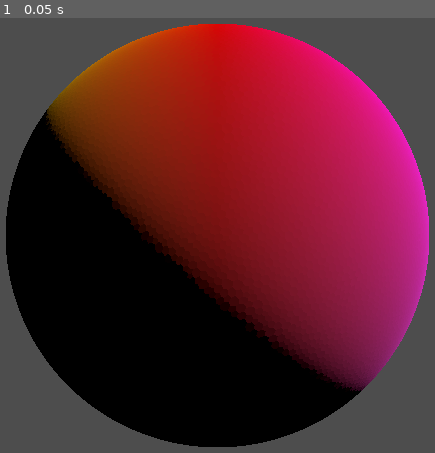
Above: before the commit, frame 1.
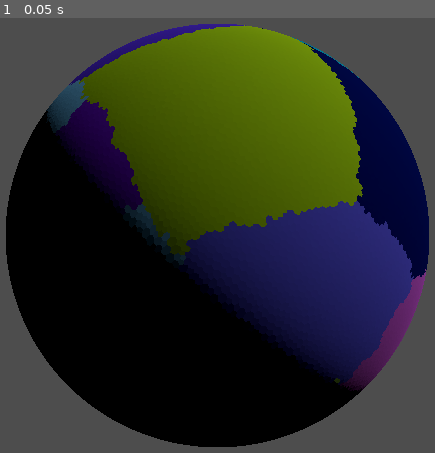
Above: after the commit, the same moment.

Repository: spuddydev/planetastic
Game: Godot game, scene res://src/planet/planet.tscn
Same seed, same stepped clock (60 frames per second), same inputs: the game is played once before the commit and once after it.
Inputs:
- Up to frame 1 (0.05 s): no input

The runs differ from the first frame. In frame 1, 47% of the frame differs, in the area x 10-99%, y 1-99%.

Commit message:
feat: create tectonic generation (#8)
* feat: create tectonic generation structure

* feat: tectonic boundary classification

* feat: colour sphere on plates

* feat: randomise plate seeds and tweak generation defaults

* chore: make plate colouring more distinct

* feat: export plate assignment variables

* feat: more evenly distribute oceanic plates

* test: add tests for tectonics, plate seeding and GenerationMethod

* fix: compute plate movement vectors based upon final center

Diff:
--- a/src/planet/planet.tscn
+++ b/src/planet/planet.tscn
@@ -1,13 +1,20 @@
 [gd_scene format=3 uid="uid://cvpfwsne7cmw2"]
 
 [ext_resource type="Script" uid="uid://clu6dlvmo5bpg" path="res://src/planet/planet.gd" id="1_planet"]
+[ext_resource type="Script" uid="uid://cdieul70hg638" path="res://src/tectonics/tectonic_generation.gd" id="2_tq3wj"]
+
+[sub_resource type="Resource" id="Resource_oahgr"]
+script = ExtResource("2_tq3wj")
+plate_count = 45
+growth_rate_min = 0.6
+metadata/_custom_type_script = "uid://cdieul70hg638"
 
 [node name="Planet" type="Node3D" unique_id=2084971532]
 script = ExtResource("1_planet")
-planet_seed = -34
+planet_seed = -35
 level = 6
-distortion = 0.8
 radius = 10.0
+generation_method = SubResource("Resource_oahgr")
 
 [node name="Camera3D" type="Camera3D" parent="." unique_id=2002035134]
 transform = Transform3D(-4.371139e-08, 0, 1, 0, 1, 0, -1, 0, -4.371139e-08, 17.04996, 0, 0)
--- /dev/null
+++ b/src/tectonics/plate.gd
@@ -0,0 +1,25 @@
+class_name Plate
+extends RefCounted
+## Data class representing a single tectonic plate.
+
+enum Type { OCEANIC, CONTINENTAL }
+
+## Plate index (0 to N-1)
+var id: int
+
+## Whether this plate is oceanic or continental
+var type: Type
+
+## Tangent vector on the unit sphere at the plate's centre.
+## Direction = drift direction, length = speed
+var movement: Vector3
+
+## Base elevation this plate tends toward in its interior.
+## Oceanic ~0.1-0.3, continental ~0.5-0.8
+var desired_elevation: float
+
+## Indices into the cells array for cells belonging to this plate
+var cell_indices: PackedInt32Array
+
+## Plate centre on the unit sphere (seed cell position, recomputed after growth)
+var centre: Vector3
--- /dev/null
+++ b/src/tectonics/plate_seeder.gd
@@ -0,0 +1,237 @@
+class_name PlateSeeder
+extends RefCounted
+## Seeds tectonic plates across the sphere and assigns every cell to a plate.
+##
+## Uses farthest-point heuristic for seed placement, then simultaneous BFS
+## flood-fill to grow plates into roughly equal, organic shapes.
+
+const OCEANIC_ELEVATION_MIN := -1
+const OCEANIC_ELEVATION_MAX := 0
+const CONTINENTAL_ELEVATION_MIN := 0
+const CONTINENTAL_ELEVATION_MAX := 1
+
+const TANGENT_EPSILON := 0.0001
+
+
+## Seed plates and assign every cell to one. Returns a dictionary with:
+##   "plates": Array[Plate] — the generated plates
+##   "cell_plate_map": PackedInt32Array — plate id for each cell (indexed by cell index)
+static func seed_plates(
+	cells: Array[DualCell],
+	plate_count: int,
+	oceanic_ratio: float,
+	rng: RandomNumberGenerator,
+	speed_min: float,
+	speed_max: float,
+	growth_min: float,
+	growth_max: float,
+) -> Dictionary:
+	var count := mini(plate_count, cells.size())
+	var seed_indices := _pick_seeds(cells, count, rng)
+	var plates := _create_plates(seed_indices, cells, count)
+	_assign_types(plates, oceanic_ratio, rng)
+	_assign_desired_elevations(plates, rng)
+
+	var cell_plate_map := _flood_fill(cells, plates, rng, growth_min, growth_max)
+	_recompute_centres(cells, plates)
+	_assign_movements(plates, rng, speed_min, speed_max)
+
+	return {"plates": plates, "cell_plate_map": cell_plate_map}
+
+
+## Pick seed cells randomly across the sphere
+static func _pick_seeds(
+	cells: Array[DualCell],
+	count: int,
+	rng: RandomNumberGenerator,
+) -> PackedInt32Array:
+	var seeds := PackedInt32Array()
+	var used := {}
+	for _i in count:
+		var idx := rng.randi_range(0, cells.size() - 1)
+		while used.has(idx):
+			idx = rng.randi_range(0, cells.size() - 1)
+		used[idx] = true
+		seeds.append(idx)
+	return seeds
+
+
+## Create plate objects from seed indices
+static func _create_plates(
+	seed_indices: PackedInt32Array,
+	cells: Array[DualCell],
+	count: int,
+) -> Array[Plate]:
+	var plates: Array[Plate] = []
+	for i in count:
+		var plate := Plate.new()
+		plate.id = i
+		plate.centre = cells[seed_indices[i]].center
+		plates.append(plate)
+	return plates
+
+
+## Randomly assign oceanic/continental types respecting the ratio
+static func _assign_types(
+	plates: Array[Plate],
+	oceanic_ratio: float,
+	rng: RandomNumberGenerator,
+) -> void:
+	var count := plates.size()
+	var oceanic_count := roundi(count * oceanic_ratio)
+
+	# Sort plate indices by longitude for spatial ordering
+	var sorted_indices: Array[int] = []
+	for i in count:
+		sorted_indices.append(i)
+	sorted_indices.sort_custom(
+		func(a: int, b: int) -> bool:
+			var lon_a := atan2(plates[a].centre.z, plates[a].centre.x)
+			var lon_b := atan2(plates[b].centre.z, plates[b].centre.x)
+			return lon_a < lon_b
+	)
+
+	# Evenly space oceanic slots along the sorted order, then jitter
+	var oceanic_slots := {}
+	if oceanic_count > 0:
+		var spacing := float(count) / oceanic_count
+		for i in oceanic_count:
+			var base := roundi(i * spacing)
+			var jitter := rng.randi_range(-1, 1)
+			var slot := clampi(base + jitter, 0, count - 1)
+			oceanic_slots[slot] = true
+
+		# If jitter caused collisions, fill remaining slots nearby
+		while oceanic_slots.size() < oceanic_count:
+			for s in count:
+				if not oceanic_slots.has(s):
+					oceanic_slots[s] = true
+					break
+
+	for i in count:
+		var plate_idx: int = sorted_indices[i]
+		if oceanic_slots.has(i):
+			plates[plate_idx].type = Plate.Type.OCEANIC
+		else:
+			plates[plate_idx].type = Plate.Type.CONTINENTAL
+
+
+## Randomise desired elevation within type range
+static func _assign_desired_elevations(
+	plates: Array[Plate],
+	rng: RandomNumberGenerator,
+) -> void:
+	for plate in plates:
+		if plate.type == Plate.Type.OCEANIC:
+			plate.desired_elevation = rng.randf_range(OCEANIC_ELEVATION_MIN, OCEANIC_ELEVATION_MAX)
+		else:
+			plate.desired_elevation = rng.randf_range(
+				CONTINENTAL_ELEVATION_MIN, CONTINENTAL_ELEVATION_MAX
+			)
+
+
+## Generate random tangent movement vectors at each plate's centre
+static func _assign_movements(
+	plates: Array[Plate],
+	rng: RandomNumberGenerator,
+	speed_min: float,
+	speed_max: float,
+) -> void:
+	for plate in plates:
+		var random_vec := Vector3(
+			rng.randf_range(-1.0, 1.0),
+			rng.randf_range(-1.0, 1.0),
+			rng.randf_range(-1.0, 1.0),
+		)
+		# Project onto tangent plane: subtract component along centre normal
+		var normal := plate.centre.normalized()
+		var tangent := random_vec - normal * random_vec.dot(normal)
+		if tangent.length_squared() < TANGENT_EPSILON:
+			tangent = normal.cross(Vector3.UP)
+			if tangent.length_squared() < TANGENT_EPSILON:
+				tangent = normal.cross(Vector3.RIGHT)
+		tangent = tangent.normalized()
+
+		# Scale by random speed
+		var speed := rng.randf_range(speed_min, speed_max)
+		plate.movement = tangent * speed
+
+
+## Weighted BFS flood-fill from all seeds. Each plate gets a random growth
+## rate so some plates grow faster than others, producing varied sizes.
+## Returns cell-to-plate map
+static func _flood_fill(
+	cells: Array[DualCell],
+	plates: Array[Plate],
+	rng: RandomNumberGenerator,
+	growth_min: float,
+	growth_max: float,
+) -> PackedInt32Array:
+	var cell_count := cells.size()
+	var cell_plate_map := PackedInt32Array()
+	cell_plate_map.resize(cell_count)
+	cell_plate_map.fill(-1)
+
+	# Random growth rate per plate (0.3 = slow/small, 2.0 = fast/large)
+	var growth_rates := PackedFloat32Array()
+	growth_rates.resize(plates.size())
+	for i in plates.size():
+		growth_rates[i] = rng.randf_range(growth_min, growth_max)
+
+	# Initialise frontiers with seed cells (one per plate)
+	var frontiers: Array[Array] = []
+	for plate in plates:
+		# Find the closest cell to the plate centre (the seed)
+		var best_idx := 0
+		var best_dist := INF
+		for i in cell_count:
+			var d := cells[i].center.distance_squared_to(plate.centre)
+			if d < best_dist:
+				best_dist = d
+				best_idx = i
+		cell_plate_map[best_idx] = plate.id
+		plate.cell_indices.append(best_idx)
+		frontiers.append([best_idx])
+
+	# Weighted BFS: accumulate growth rate each round, expand when >= 1.0
+	var accumulators := PackedFloat32Array()
+	accumulators.resize(plates.size())
+	accumulators.fill(0.0)
+
+	var assigned := plates.size()
+	while assigned < cell_count:
+		for plate_idx in plates.size():
+			var frontier: Array = frontiers[plate_idx]
+			if frontier.is_empty():
+				continue
+
+			accumulators[plate_idx] += growth_rates[plate_idx]
+			if accumulators[plate_idx] < 1.0:
+				continue
+			accumulators[plate_idx] -= 1.0
+
+			var next_frontier: Array = []
+			for cell_idx: int in frontier:
+				for neighbour_idx in cells[cell_idx].neighbour_indices:
+					if cell_plate_map[neighbour_idx] == -1:
+						cell_plate_map[neighbour_idx] = plate_idx
+						plates[plate_idx].cell_indices.append(neighbour_idx)
+						next_frontier.append(neighbour_idx)
+						assigned += 1
+			frontiers[plate_idx] = next_frontier
+
+	return cell_plate_map
+
+
+## Recompute plate centres as average of member cell positions
+static func _recompute_centres(
+	cells: Array[DualCell],
+	plates: Array[Plate],
+) -> void:
+	for plate in plates:
+		if plate.cell_indices.is_empty():
+			continue
+		var sum := Vector3.ZERO
+		for idx in plate.cell_indices:
+			sum += cells[idx].center
+		plate.centre = (sum / plate.cell_indices.size()).normalized()
--- /dev/null
+++ b/src/tectonics/tectonic_generation.gd
@@ -0,0 +1,76 @@
+@tool
+class_name TectonicGeneration
+extends GenerationMethod
+## Generates elevation via tectonic plate simulation.
+##
+## Assigns cells to plates, classifies boundary stress, and computes elevation
+## from plate interactions. Assign this resource to planet.gd's
+## generation_method export.
+
+## Number of tectonic plates to generate
+@export var plate_count: int = 30
+
+## Ratio of oceanic to total plates (0.0 = all continental, 1.0 = all oceanic)
+@export_range(0.0, 1.0, 0.01) var oceanic_ratio: float = 0.35
+
+## Minimum plate movement speed
+@export_range(0.0, 2.0, 0.01) var movement_speed_min: float = 0.3
+
+## Maximum plate movement speed
+@export_range(0.0, 2.0, 0.01) var movement_speed_max: float = 1.0
+
+## Minimum plate growth rate during flood-fill (slower = smaller plates)
+@export_range(0.1, 3.0, 0.01) var growth_rate_min: float = 0.75
+
+## Maximum plate growth rate during flood-fill (faster = larger plates)
+@export_range(0.1, 3.0, 0.01) var growth_rate_max: float = 1.0
+
+## Generated plates, available after generate() for later batches
+var plates: Array[Plate]
+
+## Maps cell index to plate id, available after generate()
+var cell_plate_map: PackedInt32Array
+
+
+func generate(cells: Array[DualCell], rng: RandomNumberGenerator) -> void:
+	var result := (
+		PlateSeeder
+		. seed_plates(
+			cells,
+			plate_count,
+			oceanic_ratio,
+			rng,
+			movement_speed_min,
+			movement_speed_max,
+			growth_rate_min,
+			growth_rate_max,
+		)
+	)
+	plates = result["plates"]
+	cell_plate_map = result["cell_plate_map"]
+	_colour_by_plate(cells, rng)
+
+
+func get_generation_name() -> String:
+	return "Tectonic"
+
+
+func get_provided_fields() -> PackedStringArray:
+	return PackedStringArray(["elevation"])
+
+
+## Assign each cell a colour based on its plate
+func _colour_by_plate(cells: Array[DualCell], rng: RandomNumberGenerator) -> void:
+	var plate_colours: PackedColorArray = PackedColorArray()
+	plate_colours.resize(plates.size())
+	for plate in plates:
+		if plate.type == Plate.Type.OCEANIC:
+			plate_colours[plate.id] = Color.from_hsv(0.65, 0.9, 0.25)
+		else:
+			var hue := rng.randf()
+			var sat := rng.randf_range(0.4, 1.0)
+			var val := rng.randf_range(0.5, 0.95)
+			plate_colours[plate.id] = Color.from_hsv(hue, sat, val)
+
+	for idx in cells.size():
+		cells[idx].colour = plate_colours[cell_plate_map[idx]]
--- /dev/null
+++ b/tests/unit/test_generation_method.gd
@@ -0,0 +1,48 @@
+extends GutTest
+## Tests for GenerationMethod base class — virtual method defaults and subclassing.
+
+
+func test_base_generate_does_not_crash() -> void:
+	var method := GenerationMethod.new()
+	var data := SphereGenerator.generate(0)
+	var cells := DualMeshBuilder.build(data)
+	var rng := RandomNumberGenerator.new()
+	rng.seed = 42
+	# Should not error — base implementation is a no-op
+	method.generate(cells, rng)
+	assert_true(true, "base generate() should not crash")
+
+
+func test_base_generation_name_is_empty() -> void:
+	var method := GenerationMethod.new()
+	assert_eq(method.get_generation_name(), "", "base name should be empty string")
+
+
+func test_base_provided_fields_is_empty() -> void:
+	var method := GenerationMethod.new()
+	assert_eq(
+		method.get_provided_fields().size(),
+		0,
+		"base provided fields should be empty",
+	)
+
+
+func test_base_generate_does_not_modify_cells() -> void:
+	var method := GenerationMethod.new()
+	var data := SphereGenerator.generate(0)
+	var cells := DualMeshBuilder.build(data)
+	var rng := RandomNumberGenerator.new()
+	rng.seed = 42
+	method.generate(cells, rng)
+	for i in cells.size():
+		assert_true(is_nan(cells[i].elevation), "cell %d elevation should still be NAN" % i)
+		assert_eq(cells[i].biome, -1, "cell %d biome should still be -1" % i)
+
+
+func test_subclass_can_override_all_methods() -> void:
+	var method := TectonicGeneration.new()
+	assert_eq(method.get_generation_name(), "Tectonic", "subclass should override name")
+	assert_true(
+		method.get_provided_fields().has("elevation"),
+		"subclass should declare elevation field",
+	)
--- /dev/null
+++ b/tests/unit/test_plate_seeder.gd
@@ -0,0 +1,219 @@
+extends GutTest
+## Tests for PlateSeeder — plate assignment via seed selection and BFS flood-fill.
+
+var _cells: Array[DualCell]
+var _plate_count: int = 8
+var _oceanic_ratio: float = 0.6
+
+
+func before_each() -> void:
+	var data := SphereGenerator.generate(2)
+	_cells = DualMeshBuilder.build(data)
+
+
+func _seed_plates(seed_value: int = 42) -> Dictionary:
+	var rng := RandomNumberGenerator.new()
+	rng.seed = seed_value
+	return PlateSeeder.seed_plates(_cells, _plate_count, _oceanic_ratio, rng, 0.3, 1.0, 0.75, 1.0)
+
+
+func test_correct_plate_count() -> void:
+	var result := _seed_plates()
+	var plates: Array[Plate] = result["plates"]
+	assert_eq(plates.size(), _plate_count, "should create requested number of plates")
+
+
+func test_every_cell_assigned() -> void:
+	var result := _seed_plates()
+	var cell_plate_map: PackedInt32Array = result["cell_plate_map"]
+	for i in cell_plate_map.size():
+		assert_true(
+			cell_plate_map[i] >= 0,
+			"cell %d should be assigned to a plate (got %d)" % [i, cell_plate_map[i]],
+		)
+
+
+func test_cell_plate_map_size_matches_cells() -> void:
+	var result := _seed_plates()
+	var cell_plate_map: PackedInt32Array = result["cell_plate_map"]
+	assert_eq(
+		cell_plate_map.size(),
+		_cells.size(),
+		"cell_plate_map should have one entry per cell",
+	)
+
+
+func test_plate_ids_within_range() -> void:
+	var result := _seed_plates()
+	var cell_plate_map: PackedInt32Array = result["cell_plate_map"]
+	for i in cell_plate_map.size():
+		assert_true(
+			cell_plate_map[i] >= 0 and cell_plate_map[i] < _plate_count,
+			"cell %d plate_id %d should be in [0, %d)" % [i, cell_plate_map[i], _plate_count],
+		)
+
+
+func test_cell_indices_consistent_with_map() -> void:
+	# Each plate's cell_indices should match the cells mapped to it
+	var result := _seed_plates()
+	var plates: Array[Plate] = result["plates"]
+	var cell_plate_map: PackedInt32Array = result["cell_plate_map"]
+
+	for plate in plates:
+		for idx in plate.cell_indices:
+			assert_eq(
+				cell_plate_map[idx],
+				plate.id,
+				(
+					"cell %d in plate %d cell_indices but map says %d"
+					% [idx, plate.id, cell_plate_map[idx]]
+				),
+			)
+
+
+func test_all_cells_covered_by_plates() -> void:
+	# The union of all plate cell_indices should cover every cell exactly once
+	var result := _seed_plates()
+	var plates: Array[Plate] = result["plates"]
+	var total := 0
+	for plate in plates:
+		total += plate.cell_indices.size()
+	assert_eq(total, _cells.size(), "sum of plate cell counts should equal total cells")
+
+
+func test_oceanic_continental_ratio() -> void:
+	var result := _seed_plates()
+	var plates: Array[Plate] = result["plates"]
+	var oceanic_count := 0
+	for plate in plates:
+		if plate.type == Plate.Type.OCEANIC:
+			oceanic_count += 1
+	var expected := roundi(_plate_count * _oceanic_ratio)
+	assert_eq(oceanic_count, expected, "oceanic count should match ratio")
+
+
+func test_desired_elevation_within_type_range() -> void:
+	var result := _seed_plates()
+	var plates: Array[Plate] = result["plates"]
+	for plate in plates:
+		if plate.type == Plate.Type.OCEANIC:
+			assert_true(
+				(
+					plate.desired_elevation >= PlateSeeder.OCEANIC_ELEVATION_MIN
+					and plate.desired_elevation <= PlateSeeder.OCEANIC_ELEVATION_MAX
+				),
+				"oceanic plate %d elevation %f out of range" % [plate.id, plate.desired_elevation],
+			)
+		else:
+			assert_true(
+				(
+					plate.desired_elevation >= PlateSeeder.CONTINENTAL_ELEVATION_MIN
+					and plate.desired_elevation <= PlateSeeder.CONTINENTAL_ELEVATION_MAX
+				),
+				(
+					"continental plate %d elevation %f out of range"
+					% [plate.id, plate.desired_elevation]
+				),
+			)
+
+
+func test_movement_is_tangent_to_sphere() -> void:
+	# Movement vector should be perpendicular to the plate centre normal
+	var result := _seed_plates()
+	var plates: Array[Plate] = result["plates"]
+	for plate in plates:
+		var normal := plate.centre.normalized()
+		var dot := absf(plate.movement.dot(normal))
+		assert_almost_eq(
+			dot, 0.0, 0.01, "plate %d movement should be tangent (dot=%f)" % [plate.id, dot]
+		)
+
+
+func test_movement_vectors_are_nonzero() -> void:
+	# Every plate should have a non-zero movement vector
+	var result := _seed_plates()
+	var plates: Array[Plate] = result["plates"]
+	for plate in plates:
+		assert_true(
+			plate.movement.length() > 0.0,
+			"plate %d should have non-zero movement" % plate.id,
+		)
+
+
+func test_plate_centres_on_unit_sphere() -> void:
+	var result := _seed_plates()
+	var plates: Array[Plate] = result["plates"]
+	for plate in plates:
+		assert_almost_eq(
+			plate.centre.length(),
+			1.0,
+			0.01,
+			"plate %d centre should be on unit sphere" % plate.id,
+		)
+
+
+func test_plates_are_contiguous() -> void:
+	# Every cell in a plate should be reachable from every other cell in the
+	# same plate through same-plate neighbours
+	var result := _seed_plates()
+	var plates: Array[Plate] = result["plates"]
+	var cell_plate_map: PackedInt32Array = result["cell_plate_map"]
+
+	for plate in plates:
+		if plate.cell_indices.is_empty():
+			continue
+
+		# BFS from the first cell in this plate
+		var visited := {}
+		var queue: Array[int] = [plate.cell_indices[0]]
+		visited[plate.cell_indices[0]] = true
+
+		while not queue.is_empty():
+			var current: int = queue.pop_front()
+			for ni in _cells[current].neighbour_indices:
+				if cell_plate_map[ni] == plate.id and not visited.has(ni):
+					visited[ni] = true
+					queue.append(ni)
+
+		assert_eq(
+			visited.size(),
+			plate.cell_indices.size(),
+			(
+				"plate %d should be contiguous (visited %d of %d cells)"
+				% [plate.id, visited.size(), plate.cell_indices.size()]
+			),
+		)
+
+
+func test_deterministic_same_seed() -> void:
+	var result_a := _seed_plates(99)
+	var result_b := _seed_plates(99)
+	var map_a: PackedInt32Array = result_a["cell_plate_map"]
+	var map_b: PackedInt32Array = result_b["cell_plate_map"]
+
+	assert_eq(map_a.size(), map_b.size(), "maps should be same size")
+	for i in map_a.size():
+		assert_eq(map_a[i], map_b[i], "cell %d plate should be identical with same seed" % i)
+
+
+func test_different_seed_produces_different_result() -> void:
+	var result_a := _seed_plates(1)
+	var result_b := _seed_plates(2)
+	var map_a: PackedInt32Array = result_a["cell_plate_map"]
+	var map_b: PackedInt32Array = result_b["cell_plate_map"]
+
+	var differences := 0
+	for i in map_a.size():
+		if map_a[i] != map_b[i]:
+			differences += 1
+	assert_true(differences > 0, "different seeds should produce different plate assignments")
+
+
+func test_no_empty_plates() -> void:
+	var result := _seed_plates()
+	var plates: Array[Plate] = result["plates"]
+	for plate in plates:
+		assert_true(
+			plate.cell_indices.size() > 0,
+			"plate %d should have at least one cell" % plate.id,
+		)
--- /dev/null
+++ b/tests/unit/test_tectonic_generation.gd
@@ -0,0 +1,100 @@
+extends GutTest
+## Tests for TectonicGeneration — orchestration and end-to-end determinism.
+
+var _cells: Array[DualCell]
+
+
+func before_each() -> void:
+	var data := SphereGenerator.generate(2)
+	_cells = DualMeshBuilder.build(data)
+
+
+func _run_generation(cells: Array[DualCell], seed_value: int = 42) -> TectonicGeneration:
+	var gen := TectonicGeneration.new()
+	gen.plate_count = 10
+	gen.oceanic_ratio = 0.5
+	var rng := RandomNumberGenerator.new()
+	rng.seed = seed_value
+	gen.generate(cells, rng)
+	return gen
+
+
+func test_generate_produces_plates() -> void:
+	var gen := _run_generation(_cells)
+	assert_eq(gen.plates.size(), 10, "should produce requested plate count")
+
+
+func test_generate_fills_cell_plate_map() -> void:
+	var gen := _run_generation(_cells)
+	assert_eq(
+		gen.cell_plate_map.size(),
+		_cells.size(),
+		"cell_plate_map should cover all cells",
+	)
+	for i in gen.cell_plate_map.size():
+		assert_true(gen.cell_plate_map[i] >= 0, "cell %d should be assigned" % i)
+
+
+func test_generate_sets_cell_colours() -> void:
+	var gen := _run_generation(_cells)
+	# TectonicGeneration colours cells by plate; all should be non-transparent
+	for i in _cells.size():
+		assert_true(
+			_cells[i].colour.a > 0.0,
+			"cell %d should have a colour set (got %s)" % [i, _cells[i].colour],
+		)
+
+
+func test_generation_name() -> void:
+	var gen := TectonicGeneration.new()
+	assert_eq(gen.get_generation_name(), "Tectonic")
+
+
+func test_provided_fields() -> void:
+	var gen := TectonicGeneration.new()
+	var fields := gen.get_provided_fields()
+	assert_true(fields.has("elevation"), "should declare elevation")
+
+
+func test_end_to_end_determinism() -> void:
+	# Same seed, same cells = identical results
+	var data_a := SphereGenerator.generate(2)
+	var cells_a := DualMeshBuilder.build(data_a)
+	var gen_a := _run_generation(cells_a, 77)
+
+	var data_b := SphereGenerator.generate(2)
+	var cells_b := DualMeshBuilder.build(data_b)
+	var gen_b := _run_generation(cells_b, 77)
+
+	assert_eq(gen_a.cell_plate_map.size(), gen_b.cell_plate_map.size())
+	for i in gen_a.cell_plate_map.size():
+		assert_eq(
+			gen_a.cell_plate_map[i],
+			gen_b.cell_plate_map[i],
+			"cell %d plate should match with same seed" % i,
+		)
+
+
+func test_different_seed_differs() -> void:
+	var data_a := SphereGenerator.generate(2)
+	var cells_a := DualMeshBuilder.build(data_a)
+	var gen_a := _run_generation(cells_a, 1)
+
+	var data_b := SphereGenerator.generate(2)
+	var cells_b := DualMeshBuilder.build(data_b)
+	var gen_b := _run_generation(cells_b, 2)
+
+	var differences := 0
+	for i in gen_a.cell_plate_map.size():
+		if gen_a.cell_plate_map[i] != gen_b.cell_plate_map[i]:
+			differences += 1
+	assert_true(differences > 0, "different seeds should produce different results")
+
+
+func test_plate_types_are_valid() -> void:
+	var gen := _run_generation(_cells)
+	for plate in gen.plates:
+		assert_true(
+			plate.type == Plate.Type.OCEANIC or plate.type == Plate.Type.CONTINENTAL,
+			"plate %d should have a valid type" % plate.id,
+		)
Not shown, added: src/tectonics/plate.gd.uid
Not shown, added: src/tectonics/plate_seeder.gd.uid
Not shown, added: src/tectonics/tectonic_generation.gd.uid
